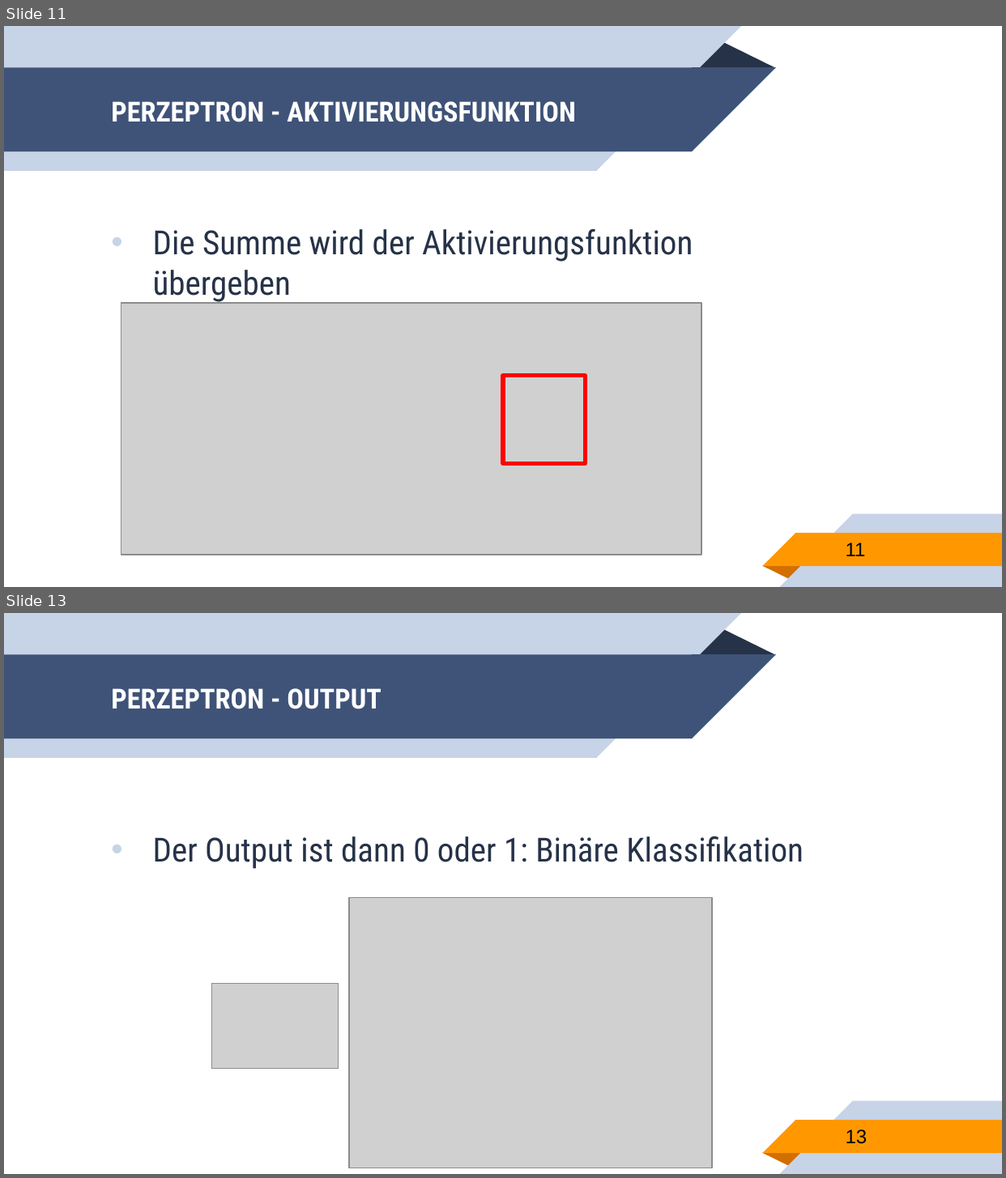
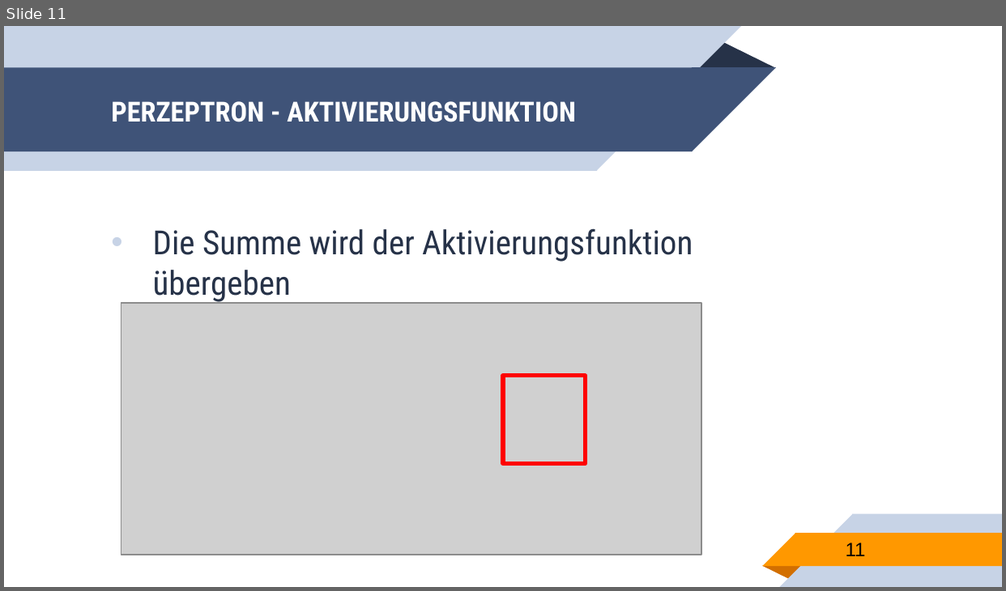
Before and after one commit to franneck94/UdemyML, a slide deck: lectures/ShallowNeuralNetworks.pptx. Shown one above the other, each under a label of ours: slides 11 and 13 before the commit, slide 11 after it; the slides between them are not shown. The pictures are 1006x1178 and 1006x591 pixels, drawn with LibreOffice and Linux fonts; fonts in the diff are those of the drawing; grey boxes stand for pictures. Boxes give left, top, right and bottom in pixels: in the first picture for what was removed or moved away, otherwise in the second. Text is boxed around its words. In the diff, an @@ line names an element or a change of style, - is before the commit and + after.

```diff
--- a/lectures/ShallowNeuralNetworks.pptx
+++ b/lectures/ShallowNeuralNetworks.pptx
@@ slide 13 removed at [4, 613, 1002, 1174], background #FFFFFF; not listed: 10 template elements that a slide beside it also shows @@
@@ title removed at [111, 688, 381, 709] @@
-PERZEPTRON - OUTPUT
@@ text removed at [153, 836, 803, 869] @@
-• Der Output ist dann 0 oder 1: Binäre Klassifikation
@@ picture removed at [349, 897, 713, 1168] @@
@@ picture removed at [211, 983, 339, 1068] @@
@@ page number removed at [846, 1130, 867, 1144] @@
-13
```
Also in this commit, not shown: 2 other slides removed, 1 other file.
